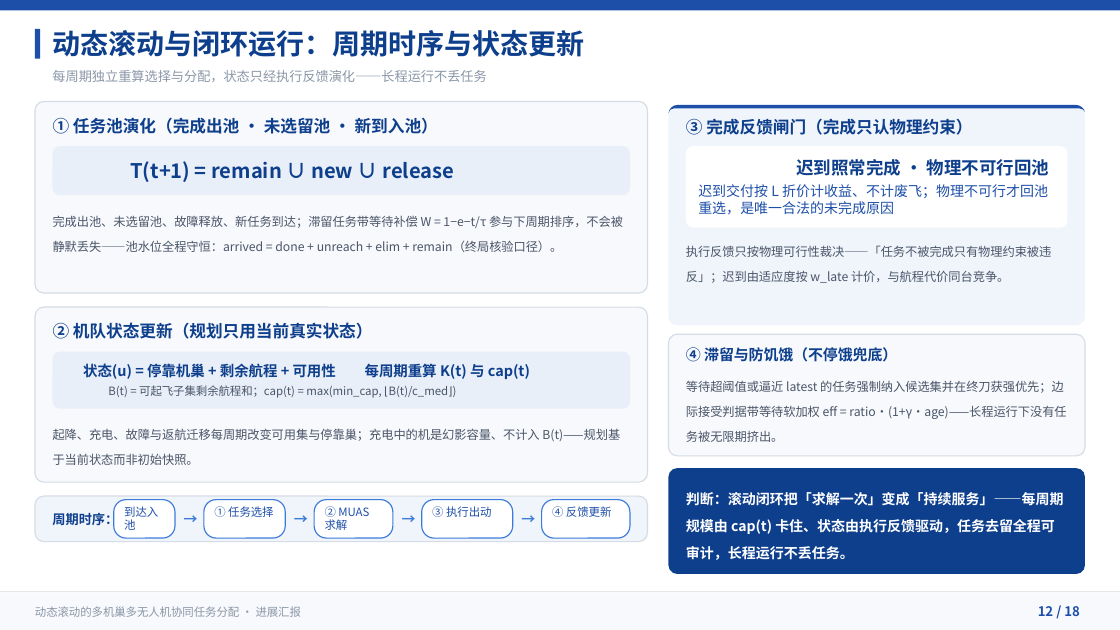
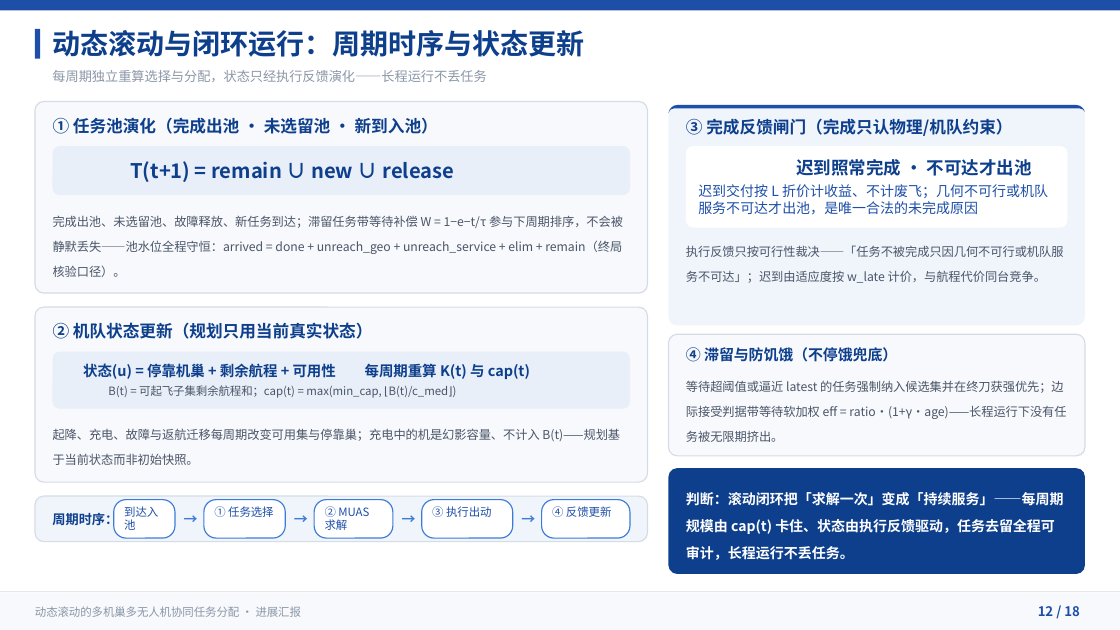
Before and after one commit to 909347194/ExperimentForGraduation, a slide deck: slide 12 of UAV协同任务分配方法-进展汇报/UAV协同任务分配方法-进展汇报.pptx. Drawn at 1120x630 pixels with LibreOffice and Linux fonts; fonts in the diff are those of the drawing. Boxes give left, top, right and bottom in pixels: in the first picture for what was removed or moved away, otherwise in the second. Text is boxed around its words. In the diff, an @@ line names an element or a change of style, - is before the commit and + after.

Commit message:
docs(进展汇报): PPT 审查更新至 night20261024 收口口径
- P8 进展页三栏+诚实口径条全量更新：exp01/05/06 已全量定稿
  （λ=1e-1、不可达归因分离、6 臂基线对照 + 联合域 5 格），
  exp02–04 标定/消融待做；「不给出任何对比结论」改为
  「对比结论按统一口径可比（完成率恒为不变量，区分度由按时率/
  航程/奖励产出承担）」
- P12：池守恒公式拆两类不可达 arrived = done + unreach_geo +
  unreach_service + elim + remain；完成反馈闸门表述对齐
  （迟到照常完成·不可达才出池，唯一合法未完成原因=几何不可行
  或机队服务不可达）
- P14：闸门① prefilter 对齐几何可达性判定（按机巢、DEM 口径）
  与机队服务不可达分离
- slides/*.slide 源与 .pptx 同步修改、文字逐字一致
- 视觉 QA：soffice 渲染 P8/P12/P14 核查无溢出、样式一致

```diff
--- a/UAV协同任务分配方法-进展汇报/UAV协同任务分配方法-进展汇报.pptx
+++ b/UAV协同任务分配方法-进展汇报/UAV协同任务分配方法-进展汇报.pptx
@@ text at (686,118,1012,136): text changed @@
-③ 完成反馈闸门（完成只认物理约束）
+③ 完成反馈闸门（完成只认物理/机队约束）
@@ text at (698,159,978,215): text changed @@
-迟到照常完成 · 物理不可行回池
+迟到照常完成 · 不可达才出池
@@ text at (698,184,1048,215): text changed @@
-迟到交付按 L 折价计收益、不计废飞；物理不可行才回池重选，是唯一合法的未完成原因
+迟到交付按 L 折价计收益、不计废飞；几何不可行或机队服务不可达才出池，是唯一合法的未完成原因
@@ text at (53,215,623,277): text changed @@
-完成出池、未选留池、故障释放、新任务到达；滞留任务带等待补偿 W = 1−e−t/τ 参与下周期排序，不会被静默丢失——池水位全程守恒：arrived = done + unreach + elim + remain（终局核验口径）。
+完成出池、未选留池、故障释放、新任务到达；滞留任务带等待补偿 W = 1−e−t/τ 参与下周期排序，不会被静默丢失——池水位全程守恒：arrived = done + unreach_geo + unreach_service + elim + remain（终局核验口径）。
@@ text at (686,245,1064,283): text changed @@
-执行反馈只按物理可行性裁决——「任务不被完成只有物理约束被违反」；迟到由适应度按 w_late 计价，与航程代价同台竞争。
+执行反馈只按可行性裁决——「任务不被完成只因几何不可行或机队服务不可达」；迟到由适应度按 w_late 计价，与航程代价同台竞争。
```
Also in this commit, not shown: 2 other slides changed, 3 other files.
